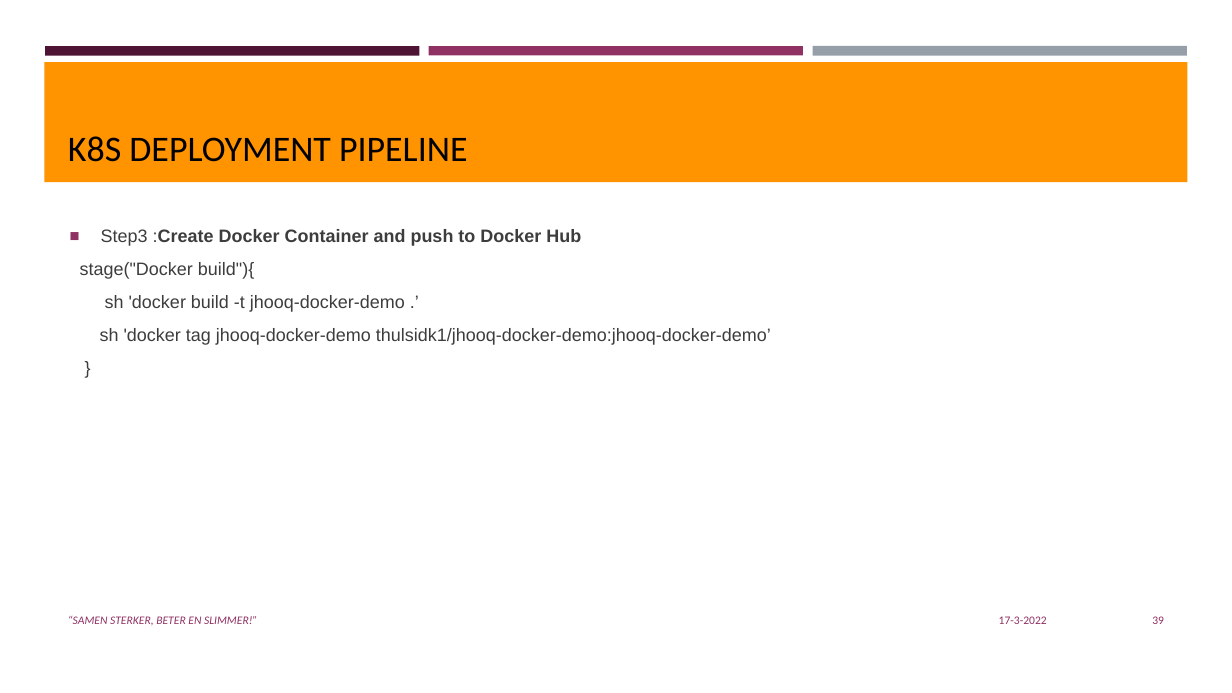
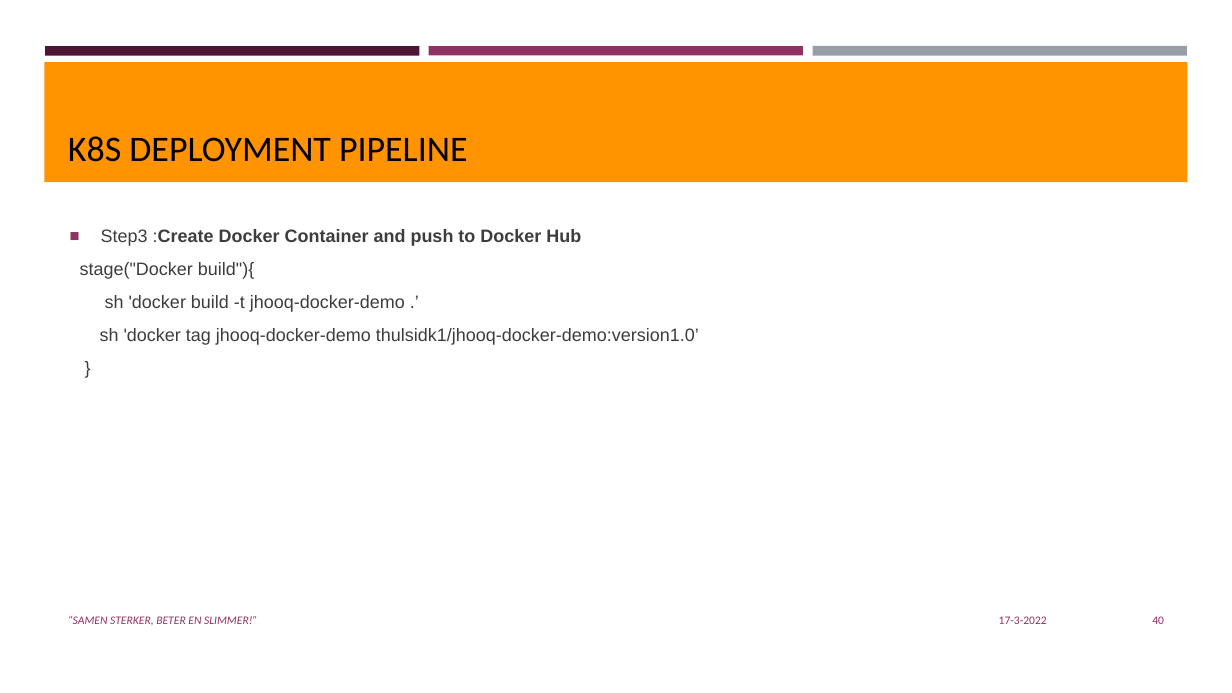
Before and after one commit to thulsidk1/k8s-jenkins-aws, a slide deck: slide 40 of Jenkins-Deploy-toK8S.pptx (slide 39 before the commit). Drawn at 1232x693 pixels with LibreOffice and Linux fonts; fonts in the diff are those of the drawing; background and template pictures are left out. Boxes give left, top, right and bottom in pixels: in the first picture for what was removed or moved away, otherwise in the second. Text is boxed around its words. In the diff, an @@ line names an element or a change of style, - is before the commit and + after.

```diff
--- a/Jenkins-Deploy-toK8S.pptx
+++ b/Jenkins-Deploy-toK8S.pptx
@@ text at bbox=[100, 328, 699, 345]: text changed @@
-sh 'docker tag jhooq-docker-demo thulsidk1/jhooq-docker-demo:jhooq-docker-demo’
+sh 'docker tag jhooq-docker-demo thulsidk1/jhooq-docker-demo:version1.0’
@@ page number at bbox=[1152, 616, 1164, 624]: text changed @@
-39
+40
```
Also in this commit, not shown: 4 other slides changed, 1 slide added.
